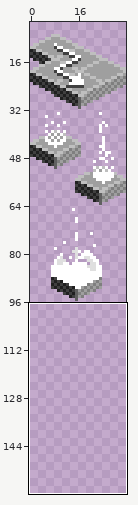
Two states of a sprite sheet, media/ui/abilities.png. Above, an overview of the earlier version with the close-up marked.
Close-up. Earlier state:
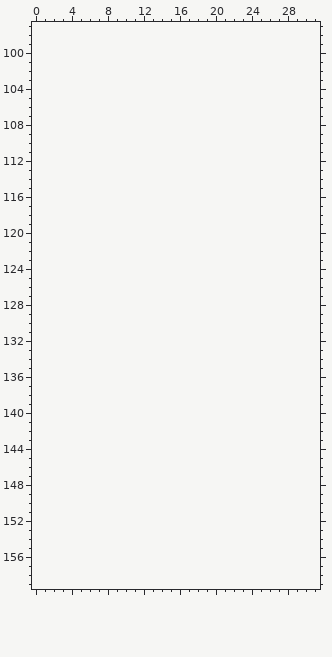
The file is 32x96 pixels. Shown: x 0..31, y 97..159. The old version is drawn lined up with the new one, on the new canvas. The wide view leaves out empty margins.
Palette (. is transparent): 
After the commit:
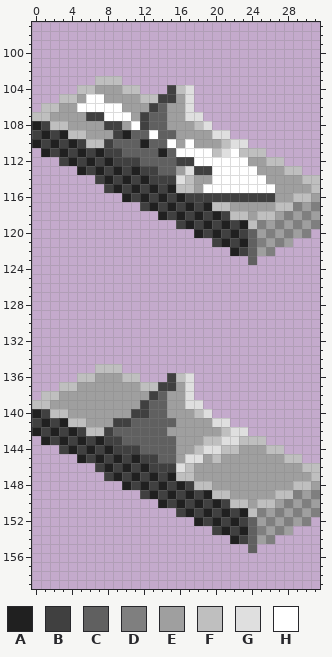
Colours new in this view: A #202020  B #404040  C #606060  D #7f7f7f  E #9f9f9f  F #bfbfbf  G #dfdfdf  H #ffffff
Changes in this commit:
{"change": "canvas 32x96 -> 32x160"}
{"y":103,"x":7,"old":"...","new":"FFF"}
{"y":104,"x":5,"old":".......","new":"FFEEEFF"}
{"y":104,"x":15,"old":"...","new":"BFG"}
{"y":105,"x":3,"old":"...............","new":"FFEHHEEEEFFBBEG"}
{"y":106,"x":1,"old":".................","new":"FFEEHHHHHEEEBCEEG"}
{"y":107,"x":0,"old":"...................","new":"FFEEEEBBHHHEBCCEEGG"}
{"y":108,"x":0,"old":"....................","new":"ABFFEEEEBBEHBCCEEEFG"}
{"y":109,"x":0,"old":"......................","new":"BABAFFEEEBACCHCCEEEEGG"}
{"y":110,"x":0,"old":"........................","new":"ABABABFFBCCCACCHEHEEEFGG"}
{"y":111,"x":1,"old":".........................","new":"ABABABABBCCCCACHHHHFGHFFF"}
{"y":112,"x":3,"old":".........................","new":"BABABABBBCCCCBBHHHHHHEEFF"}
{"y":113,"x":5,"old":".........................","new":"ABABABABBCCEGBBHHHHHEEEFF"}
{"y":114,"x":7,"old":".........................","new":"BABABABBBGFEEHHHHHHEEEEFF"}
{"y":115,"x":8,"old":"........................","new":"BABABABAFFEHHHHHHHHEEEEF"}
{"y":116,"x":10,"old":"......................","new":"ABABABABBBBBBBBBBEEFFE"}
{"y":117,"x":12,"old":"....................","new":"BABABABAFFEEEEEFFDED"}
{"y":118,"x":14,"old":"..................","new":"ABABABABFFEFFEDEDE"}
{"y":119,"x":16,"old":"................","new":"BABABABAFDEDEDED"}
{"y":120,"x":18,"old":".............","new":"ABABABCEDEDED"}
{"y":121,"x":20,"old":".........","new":"BABACDEDE"}
{"y":122,"x":22,"old":".....","new":"ABCED"}
{"y":123,"x":24,"old":".","new":"C"}
{"y":135,"x":7,"old":"...","new":"FFF"}
{"y":136,"x":5,"old":".......","new":"FFEEEFF"}
{"y":136,"x":15,"old":"...","new":"BFG"}
{"y":137,"x":3,"old":"...............","new":"FFEEEEEEEFFBBEG"}
{"y":138,"x":1,"old":".................","new":"FFEEEEEEEEEEBCEEG"}
{"y":139,"x":0,"old":"...................","new":"FFEEEEEEEEEEBCCEEGG"}
{"y":140,"x":0,"old":"....................","new":"ABFFEEEEEEEBBCCEEEFG"}
{"y":141,"x":0,"old":"......................","new":"BABAFFEEEBBCCCCCEEEEGG"}
{"y":142,"x":0,"old":"........................","new":"ABABABFFBCCCCCCEEEEEEFGG"}
{"y":143,"x":1,"old":".........................","new":"ABABABABBCCCCCCEEEFFGGFFF"}
{"y":144,"x":3,"old":".........................","new":"BABABABBBCCCCEEFGGFFEEEFF"}
{"y":145,"x":5,"old":".........................","new":"ABABABABBCCEGGEFEEEEEEEFF"}
{"y":146,"x":7,"old":".........................","new":"BABABABBBGFEEEEEEEEEEEEFF"}
{"y":147,"x":8,"old":"........................","new":"BABABABAFFEEEEEEEEEEEEEF"}
{"y":148,"x":10,"old":"......................","new":"ABABABABFFEEEEEEEEEFFE"}
{"y":149,"x":12,"old":"....................","new":"BABABABAFFEEEEEFFDED"}
{"y":150,"x":14,"old":"..................","new":"ABABABABFFEFFEDEDE"}
{"y":151,"x":16,"old":"................","new":"BABABABAFDEDEDED"}
{"y":152,"x":18,"old":".............","new":"ABABABCEDEDED"}
{"y":153,"x":20,"old":".........","new":"BABACDEDE"}
{"y":154,"x":22,"old":".....","new":"ABCED"}
{"y":155,"x":24,"old":".","new":"C"}
{"label":"added","picture_box":[32,76,320,265]}
{"label":"added","picture_box":[32,364,320,553]}
